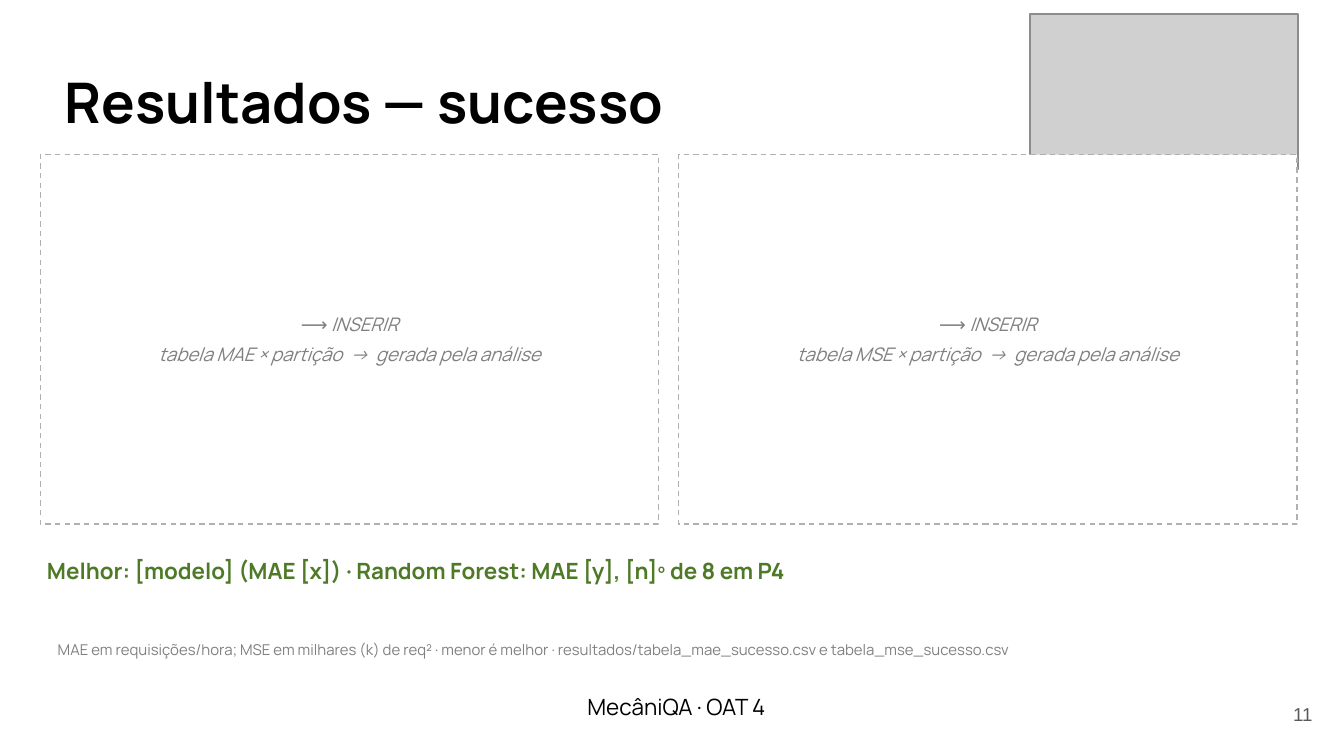
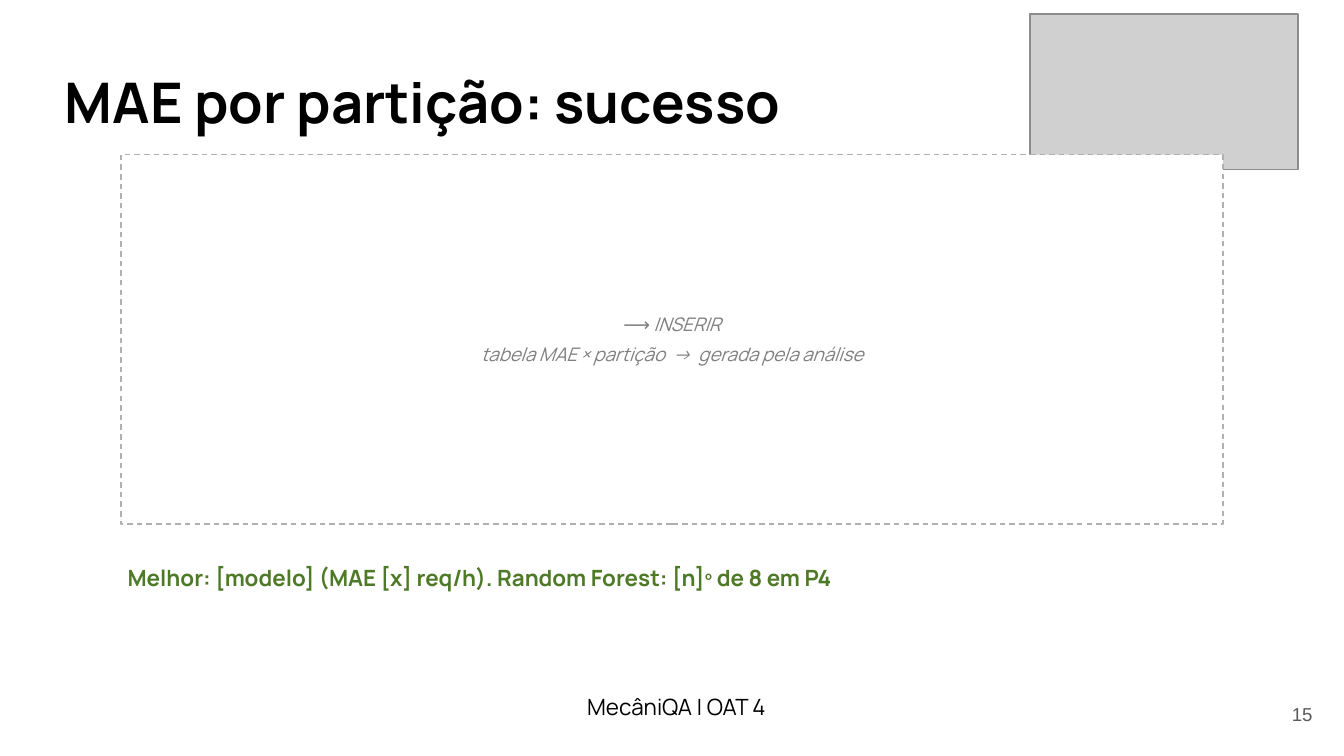
Before and after one commit to LenilsonSoares/mecaniQA-nuvem-macapa, a slide deck: slide 15 of oat4/apresentacao/mecaniQA_oat4_macapa.pptx (slide 11 before the commit). Drawn at 1344x756 pixels with LibreOffice and Linux fonts; fonts in the diff are those of the drawing; grey boxes stand for pictures. Boxes give left, top, right and bottom in pixels: in the first picture for what was removed or moved away, otherwise in the second. Text is boxed around its words. In the diff, an @@ line names an element or a change of style, - is before the commit and + after.

Commit message:
OAT 4: um painel do Grafana por slide, MAE e MSE em slides separados, fórmulas e sem rodapés de fonte
- capturar_prints.py: print de cada painel (d-solo) em vez do dashboard inteiro
- slides: 6 slides de painel, tabelas MAE e MSE separadas por série, fórmulas dos
  baselines e das métricas, explicação das 96 h (lag 24 h na P1) e das horas sem dado
- remove as linhas "Fonte: ..." de todos os slides

```diff
--- a/oat4/apresentacao/mecaniQA_oat4_macapa.pptx
+++ b/oat4/apresentacao/mecaniQA_oat4_macapa.pptx
@@ text at (x1=65, y1=79, x2=780, y2=137): text changed @@
-Resultados — sucesso
+MAE por partição: sucesso
@@ rectangle resized from (x1=40, y1=155, x2=659, y2=524) to (x1=121, y1=155, x2=1223, y2=524) @@
@@ text "⟶ INSERIR" moved from (x1=158, y1=317, x2=541, y2=366) to (x1=481, y1=317, x2=863, y2=366) @@
@@ rectangle removed at (x1=679, y1=155, x2=1297, y2=524) @@
@@ text removed at (x1=797, y1=317, x2=1179, y2=366) @@
-⟶ INSERIR
-tabela MSE × partição → gerada pela análise
@@ text at (x1=128, y1=566, x2=832, y2=592): text changed @@
-Melhor: [modelo] (MAE [x]) · Random Forest: MAE [y], [n]º de 8 em P4
+Melhor: [modelo] (MAE [x] req/h). Random Forest: [n]º de 8 em P4
@@ text removed at (x1=58, y1=643, x2=1009, y2=659) @@
-MAE em requisições/hora; MSE em milhares (k) de req² · menor é melhor · resultados/tabela_mae_sucesso.csv e tabela_mse_sucesso.csv
@@ text at (x1=587, y1=698, x2=765, y2=716): text changed @@
-MecâniQA · OAT 4
+MecâniQA | OAT 4
@@ page number at (x1=1292, y1=708, x2=1313, y2=721): text changed @@
-11
+15
```
Also in this commit, not shown: 16 other slides changed, 7 slides added, 4 other files.
